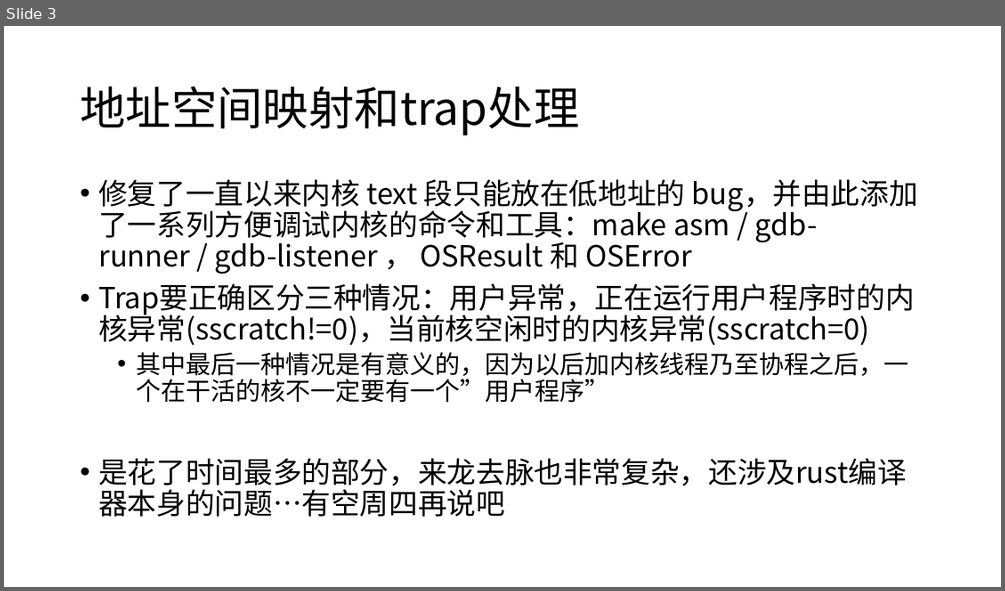
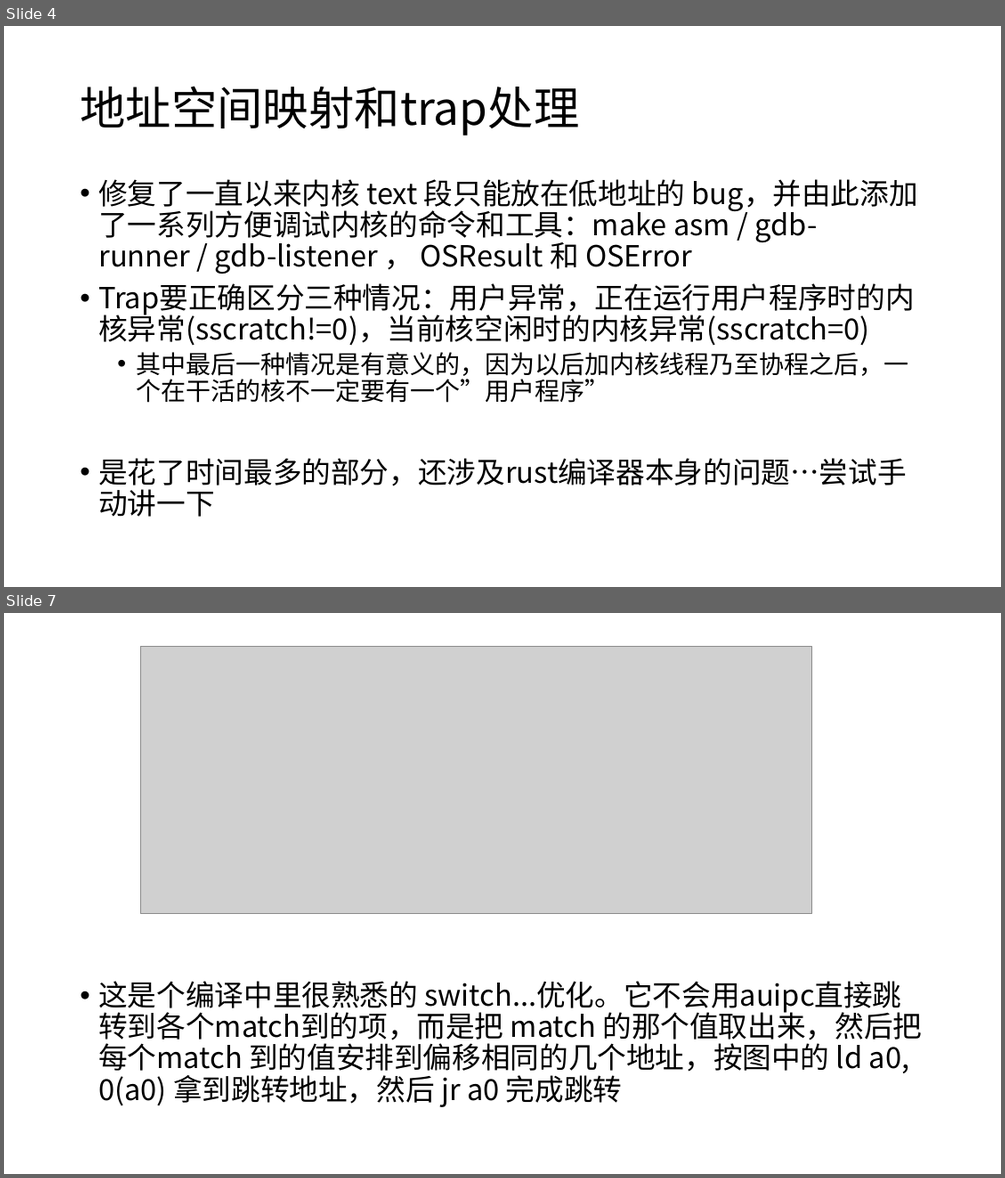
Before and after one commit to scPointer/maturin, a slide deck: repo/0507.pptx. Shown one above the other, each under a label of ours: slide 3 before the commit, slides 4 and 7 after it; the slides between them are not shown. The pictures are 1005x591 and 1005x1178 pixels, drawn with LibreOffice and Linux fonts; fonts in the diff are those of the drawing; grey boxes stand for pictures. Boxes give left, top, right and bottom in pixels: in the first picture for what was removed or moved away, otherwise in the second. Text is boxed around its words. In the diff, an @@ line names an element or a change of style, - is before the commit and + after.

```diff
--- a/repo/0507.pptx
+++ b/repo/0507.pptx
@@ slide 7 added at (4,613,1001,1174), background #FFFFFF @@
@@ picture added at (140,646,811,913) @@
@@ text added at (98,981,922,1107), 28 pt, text #000000 @@
+• 这是个编译中里很熟悉的 switch...优化。它不会用auipc直接跳转到各个match到的项，而是把 match 的那个值取出来，然后把每个match 到的值安排到偏移相同的几个地址，按图中的 ld a0, 0(a0) 拿到跳转地址，然后 jr a0 完成跳转
@@ what was slide 3 is now slide 4 @@
@@ slide 4 changed as well @@
@@ text at (98,458,906,516): text changed @@
-• 是花了时间最多的部分，来龙去脉也非常复杂，还涉及rust编译器本身的问题…有空周四再说吧
+• 是花了时间最多的部分，还涉及rust编译器本身的问题…尝试手动讲一下
```
Also in this commit, not shown: 4 other slides changed, 8 other slides added, 1 other file.
